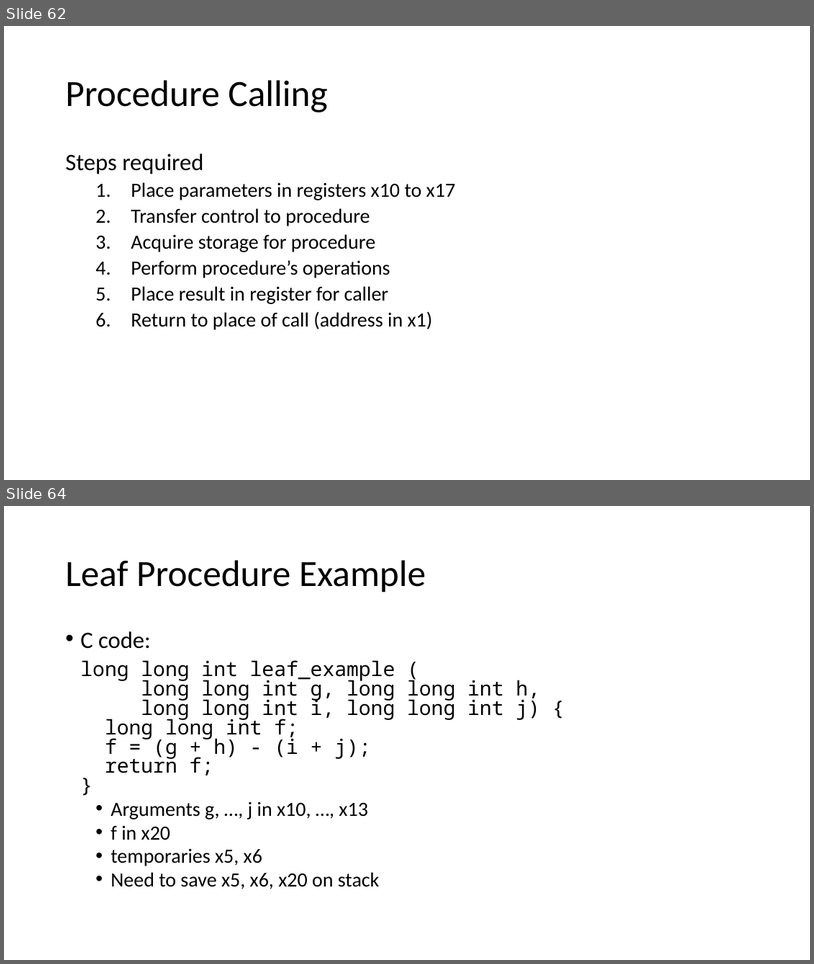
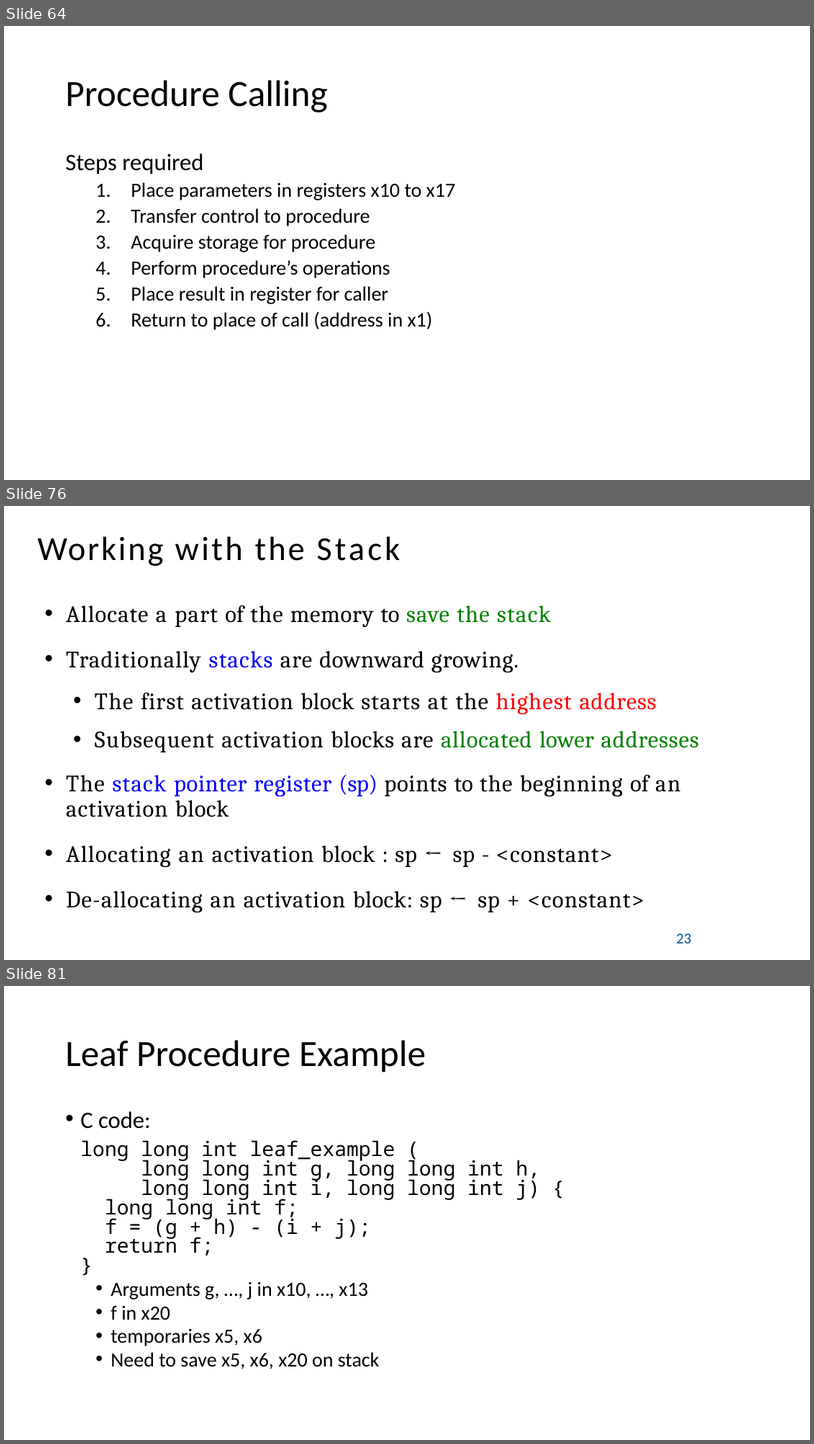
Before and after one commit to PG-DESD/CDAC_Sharing_Data, a slide deck: Microprocessor/TheoryLectures/RISC-V_Theory.pptx. Shown one above the other, each under a label of ours: slides 62 and 64 before the commit, slides 64, 76 and 81 after it; the slides between them are not shown. The pictures are 814x964 and 814x1444 pixels, drawn with LibreOffice and Linux fonts; fonts in the diff are those of the drawing. Boxes give left, top, right and bottom in pixels: in the first picture for what was removed or moved away, otherwise in the second. Text is boxed around its words. In the diff, an @@ line names an element or a change of style, - is before the commit and + after.

```diff
--- a/Microprocessor/TheoryLectures/RISC-V_Theory.pptx
+++ b/Microprocessor/TheoryLectures/RISC-V_Theory.pptx
@@ slide 76 added at box(4, 506, 810, 960), background #FFFFFF @@
@@ title added at box(38, 536, 400, 566), 40 pt, text #000000 @@
+Working with the Stack
@@ text added at box(66, 605, 700, 943), 28 pt, text #000000 @@
+• Allocate a part of the memory to save the stack
+• Traditionally stacks are downward growing.
+  • The first activation block starts at the highest address
+  • Subsequent activation blocks are allocated lower addresses
+• The stack pointer register (sp) points to the beginning of an activation block
+• Allocating an activation block : sp ← sp - <constant>
+• De-allocating an activation block: sp ← sp + <constant>
+23
@@ what was slide 62 is now slide 64 @@
@@ what was slide 64 is now slide 81 @@
```
Also in this commit, not shown: 18 slides changed, 16 other slides added, 1 slide removed.
